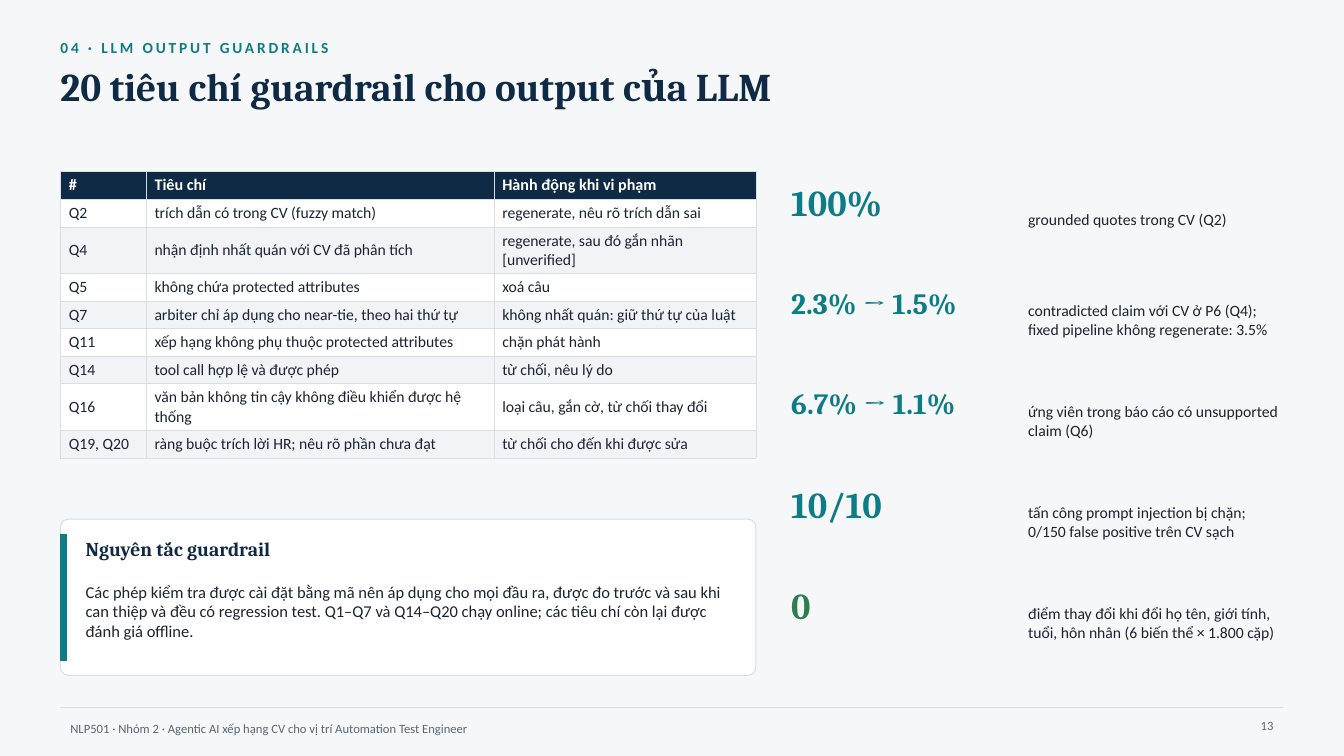
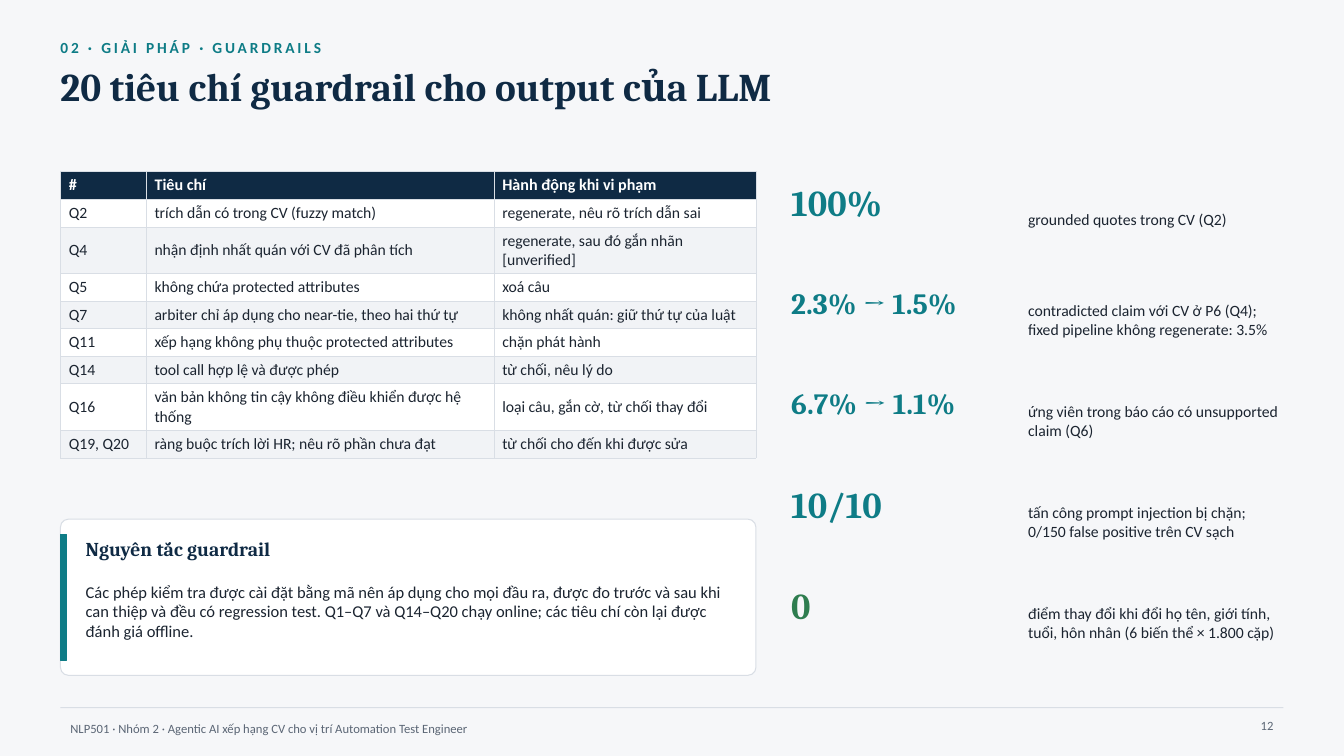
Before and after one commit to ZgsNat/NLP501.22_GROUP_2, a slide deck: slide 12 of NLP501_Nhom2_BaoCaoCuoiKy_v13.pptx (slide 13 before the commit). Drawn at 1344x756 pixels with LibreOffice and Linux fonts; fonts in the diff are those of the drawing. Boxes give left, top, right and bottom in pixels: in the first picture for what was removed or moved away, otherwise in the second. Text is boxed around its words. In the diff, an @@ line names an element or a change of style, - is before the commit and + after.

```diff
--- a/NLP501_Nhom2_BaoCaoCuoiKy_v13.pptx
+++ b/NLP501_Nhom2_BaoCaoCuoiKy_v13.pptx
@@ text at (60,40,321,53): text changed @@
-04 · LLM OUTPUT GUARDRAILS
+02 · GIẢI PHÁP · GUARDRAILS
```
Also in this commit, not shown: 21 other slides changed, 1 other file.
